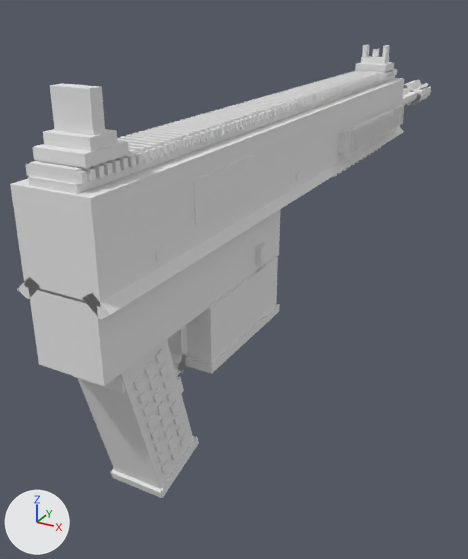
What one commit did to the OBJ model src/main/resources/assets/mareeletrica/models/block/armory21_scar_forge_view.obj.
The view is the same before and after, from a 50 mm camera at (1.291, -1.669, 1.019) aimed at (0.303, 0.127, 0.122). The lights are fixed; the arrows at lower left show +X, +Y and +Z. The older version comes first. Where no turn or scale is listed for an object, it has been applied to the vertices. Vertices at exactly the same position are counted once.

Names of what the first picture shows: 'armory21_scar_forge_view'.
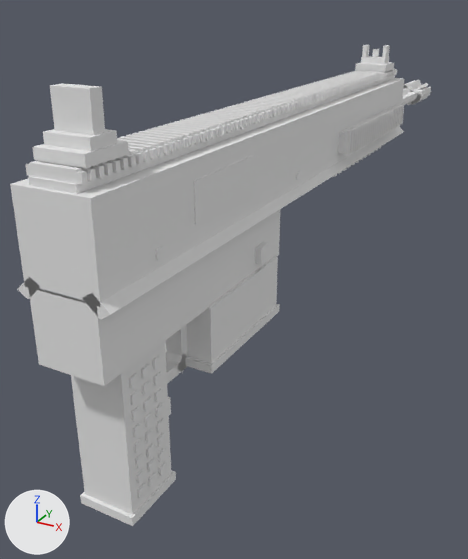
What changed in the scene script:
```text
Change me_armory21_scar_forge_view:
    used by ob_armory21_scar_forge_view; location = (0.0, 0.0, 0.0)
    remove me_armory21_scar_forge_view.from_pydata(...)  # 2926 vertices, 2214 faces; spans x 0.37..0.63, y -0.88..1.64, z -0.06..0.88
    add me_armory21_scar_forge_view.from_pydata(...)  # 2918 vertices, 2208 faces; spans x 0.37..0.63, y -0.88..1.64, z -0.05..0.88
    me_armory21_scar_forge_view part 1: the loose piece of 8 vertices spanning x 0.43..0.57, y -0.83..-0.56, z -0.04..0.42 is turned -16 degrees about the x axis through its middle and scaled by 0.907, then moved by (0.0, -0.05, -0.03)
    me_armory21_scar_forge_view part 2: the loose piece of 8 vertices spanning x 0.43..0.57, y -0.72..-0.55, z -0.06..0.01 is turned -16 degrees about the x axis through its middle, then moved by (0.0, -0.11, -0.01)
    me_armory21_scar_forge_view part 3: the loose piece of 8 vertices spanning x 0.44..0.56, y -0.63..-0.59, z 0.16..0.21 is moved by (0.0, -0.05, -0.03)
    me_armory21_scar_forge_view part 4: the loose piece of 8 vertices spanning x 0.57, y -0.7..-0.67, z 0.0..0.03 is moved by (0.0, -0.09, 0.0)
    me_armory21_scar_forge_view part 5: the loose piece of 8 vertices spanning x 0.57, y -0.72..-0.7, z 0.08..0.11 is moved by (0.0, -0.07, -0.03)
    me_armory21_scar_forge_view part 6: the loose piece of 8 vertices spanning x 0.57, y -0.77..-0.74, z 0.24..0.26 is moved by (0.0, -0.03, -0.11)
    me_armory21_scar_forge_view part 7: the loose piece of 8 vertices spanning x 0.57, y -0.78..-0.75, z 0.28..0.3 is moved by (0.0, -0.02, -0.11)
    me_armory21_scar_forge_view part 8: the loose piece of 8 vertices spanning x 0.57, y -0.68..-0.65, z 0.22..0.25 is moved by (0.0, -0.12, -0.01)
    me_armory21_scar_forge_view part 9: the loose piece of 8 vertices spanning x 0.57, y -0.66..-0.64, z 0.01..0.04 is moved by (0.0, -0.09, -0.01)
    me_armory21_scar_forge_view part 10: the loose piece of 8 vertices spanning x 0.57, y -0.67..-0.65, z 0.05..0.08 is moved by (0.0, -0.08, -0.01)
    me_armory21_scar_forge_view part 11: the loose piece of 8 vertices spanning x 0.57, y -0.65..-0.62, z 0.1..0.13 is moved by (0.0, -0.11, -0.02)
    me_armory21_scar_forge_view part 12: the loose piece of 8 vertices spanning x 0.57, y -0.66..-0.63, z 0.14..0.17 is moved by (0.0, -0.1, -0.01)
    me_armory21_scar_forge_view part 13: the loose piece of 8 vertices spanning x 0.57, y -0.67..-0.64, z 0.18..0.21 is moved by (0.0, -0.09, 0.03)
    me_armory21_scar_forge_view part 14: the loose piece of 8 vertices spanning x 0.57, y -0.62..-0.6, z 0.02..0.05 is moved by (0.0, -0.09, -0.02)
    me_armory21_scar_forge_view part 15: the loose piece of 8 vertices spanning x 0.57, y -0.64..-0.61, z 0.06..0.09 is deleted
    me_armory21_scar_forge_view part 16: 20 vertices moved from x 0.43..0.57, y -0.73..-0.7, z 0.04..0.24 to x 0.43..0.57, y -0.73..-0.69, z 0.05..0.23; 80 vertices removed from x 0.43..0.57, y -0.81..-0.65, z 0.09..0.36; 96 vertices added at x 0.43..0.57, y -0.75..-0.69, z 0.01..0.31
    other edits to the shape of me_armory21_scar_forge_view do not show in these pictures
```

Pixel boxes (x1, y1, x2, y2) of what changed, in the pictures (468 x 559 px; the box of a moved part takes in the faces that stretch with it):
'armory21_scar_forge_view', reshaped (6% taller)
    before: (10, 45, 431, 498)
    after: (10, 45, 431, 526)
part 1 of me_armory21_scar_forge_view, moved or reshaped
    before: (78, 340, 194, 489)
    after: (71, 341, 171, 515)
part 2 of me_armory21_scar_forge_view, moved or reshaped
    before: (111, 436, 199, 498)
    after: (80, 470, 176, 526)
part 3 of me_armory21_scar_forge_view, moved or reshaped (mostly hidden)
    before: (177, 376, 184, 394)
    after: (168, 397, 171, 415)
part 4 of me_armory21_scar_forge_view, moved or reshaped
    before: (161, 460, 170, 474)
    after: (137, 483, 146, 498)
part 5 of me_armory21_scar_forge_view, moved or reshaped
    before: (154, 438, 163, 452)
    after: (136, 468, 145, 483)
part 6 of me_armory21_scar_forge_view, moved or reshaped
    before: (138, 388, 148, 404)
    after: (134, 438, 143, 453)
part 7 of me_armory21_scar_forge_view, moved or reshaped
    before: (133, 375, 144, 391)
    after: (133, 423, 142, 438)
part 8 of me_armory21_scar_forge_view, moved or reshaped
    before: (162, 375, 172, 390)
    after: (131, 407, 141, 421)
part 9 of me_armory21_scar_forge_view, moved or reshaped
    before: (170, 446, 179, 460)
    after: (148, 472, 156, 487)
part 10 of me_armory21_scar_forge_view, moved or reshaped
    before: (167, 436, 176, 449)
    after: (147, 458, 156, 472)
part 11 of me_armory21_scar_forge_view, moved or reshaped
    before: (173, 412, 182, 425)
    after: (146, 443, 155, 458)
part 12 of me_armory21_scar_forge_view, moved or reshaped
    before: (170, 400, 178, 414)
    after: (145, 428, 154, 443)
part 13 of me_armory21_scar_forge_view, moved or reshaped
    before: (166, 388, 175, 402)
    after: (143, 397, 152, 411)
part 14 of me_armory21_scar_forge_view, moved or reshaped
    before: (179, 434, 188, 447)
    after: (158, 462, 166, 476)
part 15 of me_armory21_scar_forge_view, deleted
    before: (176, 423, 185, 436)
part 16 of me_armory21_scar_forge_view, moved or reshaped
    before: (74, 339, 172, 463)
    after: (141, 355, 166, 462)
